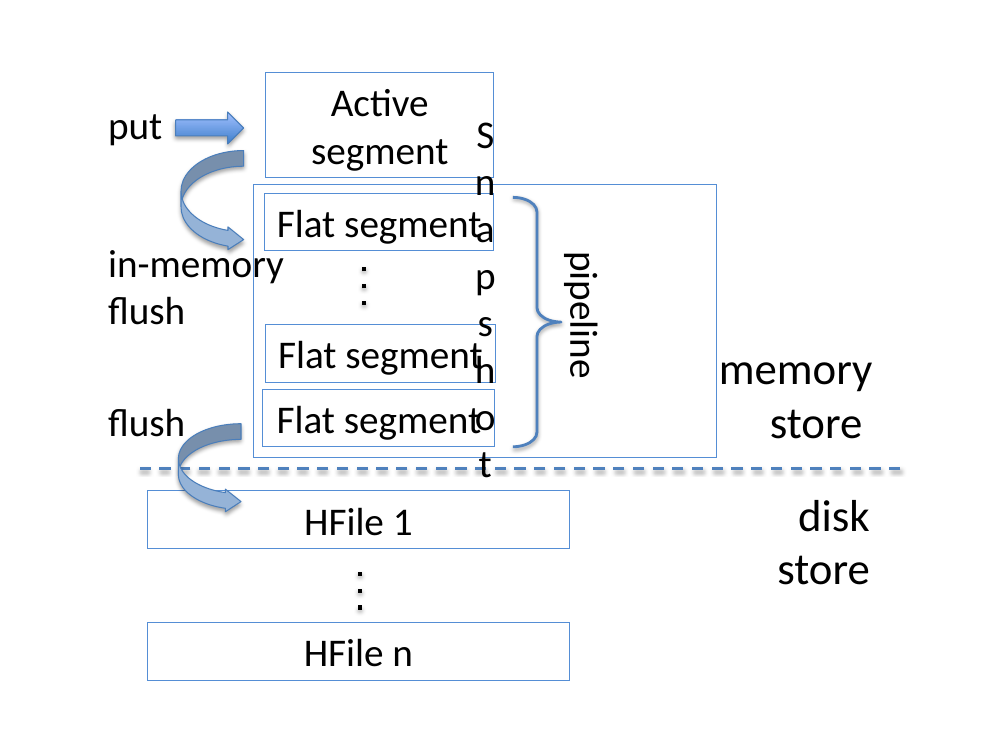
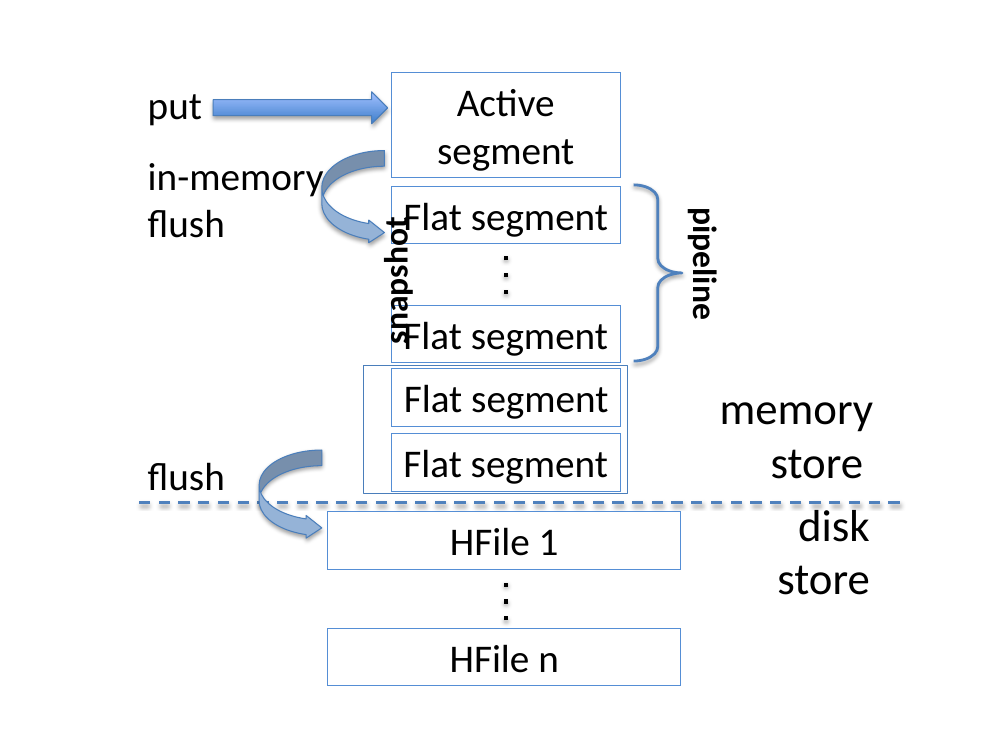
Before and after one commit to iditkeidar/Accordion, a slide deck: slide 2 of FAST2018-submission/LSM.pptx. Drawn at 1008x756 pixels with LibreOffice and Linux fonts; fonts in the diff are those of the drawing. Boxes give left, top, right and bottom in pixels: in the first picture for what was removed or moved away, otherwise in the second. Text is boxed around its words. In the diff, an @@ line names an element or a change of style, - is before the commit and + after.

```diff
--- a/FAST2018-submission/LSM.pptx
+++ b/FAST2018-submission/LSM.pptx
@@ text "put": place and size @@
-text "put" at bbox=[108, 114, 162, 146]
+text "put" at bbox=[148, 94, 202, 126]
@@ rectangle "Active segment": place and size @@
-rectangle "Active segment" at bbox=[266, 73, 494, 177]
+rectangle "Active segment" at bbox=[391, 73, 620, 177]
@@ right arrow: place and size @@
-right arrow at bbox=[175, 112, 243, 144]
+right arrow at bbox=[213, 92, 387, 124]
@@ text "in-memory" rewrapped from bbox=[108, 244, 284, 325] to bbox=[148, 163, 324, 238] @@
@@ curved right arrow: place and size @@
-curved right arrow at bbox=[181, 150, 244, 251]
+curved right arrow at bbox=[322, 150, 384, 244]
@@ rectangle "Flat segment": place and size @@
-rectangle "Flat segment" at bbox=[264, 194, 494, 251]
+rectangle "Flat segment" at bbox=[391, 186, 621, 244]
@@ right brace: place and size @@
-right brace at bbox=[513, 198, 561, 447]
+right brace at bbox=[634, 184, 682, 361]
@@ text "pipeline": place and size @@
-text "pipeline" at bbox=[560, 263, 608, 375]
+text "pipeline" at bbox=[684, 218, 725, 317]
@@ text "pipeline" at bbox=[684, 218, 725, 317]: size 28 to 24 pt, bold on @@
@@ text "snapshot" at bbox=[376, 229, 417, 340]: vertical alignment bottom to top; outline #558ED5 0.75 pt to none; rotation 0 to 270 degrees @@
@@ text at bbox=[376, 229, 417, 340]: text changed; size 28 to 24 pt; bold on @@
-Snapshot
+snapshot
@@ line moved from (364, 305) - (364, 259) to (506, 294) - (506, 248) @@
@@ rectangle "Flat segment": place and size @@
-rectangle "Flat segment" at bbox=[266, 325, 496, 382]
+rectangle "Flat segment" at bbox=[391, 305, 621, 363]
@@ rectangle added at bbox=[363, 366, 627, 494], outline #4B7EBC 0.75 pt @@
@@ rectangle added at bbox=[391, 369, 621, 426], outline #558ED5 0.75 pt, 28 pt, text #000000 @@
+Flat segment
@@ text "memory store": place and size @@
-text "memory store" at bbox=[719, 362, 872, 439]
+text "memory store" at bbox=[720, 402, 873, 479]
@@ text "flush" rewrapped from bbox=[108, 408, 185, 446] to bbox=[148, 462, 225, 491] @@
@@ rectangle "Flat segment": place and size @@
-rectangle "Flat segment" at bbox=[263, 389, 495, 447]
+rectangle "Flat segment" at bbox=[391, 433, 620, 491]
@@ curved right arrow: place and size @@
-curved right arrow at bbox=[178, 423, 241, 512]
+curved right arrow at bbox=[259, 450, 322, 538]
@@ line moved from (900, 468) - (138, 468) to (900, 502) - (137, 502) @@
@@ text "disk store" rewrapped from bbox=[777, 500, 870, 585] to bbox=[777, 504, 870, 595] @@
@@ rectangle "HFile 1": place and size @@
-rectangle "HFile 1" at bbox=[147, 491, 570, 548]
+rectangle "HFile 1" at bbox=[328, 511, 680, 569]
@@ line moved from (360, 610) - (360, 563) to (506, 621) - (506, 575) @@
@@ rectangle "HFile n": place and size @@
-rectangle "HFile n" at bbox=[147, 623, 570, 680]
+rectangle "HFile n" at bbox=[328, 628, 680, 685]
```
Also in this commit, not shown: 4 other files.
